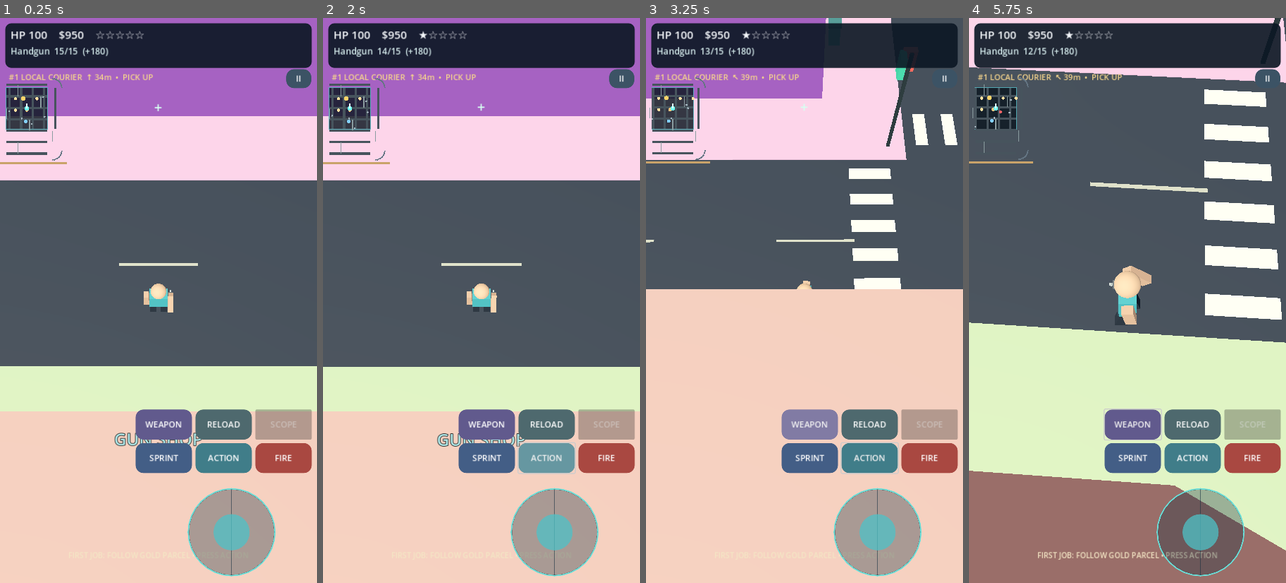
Above: before the commit, frames 1-4 (left to right).
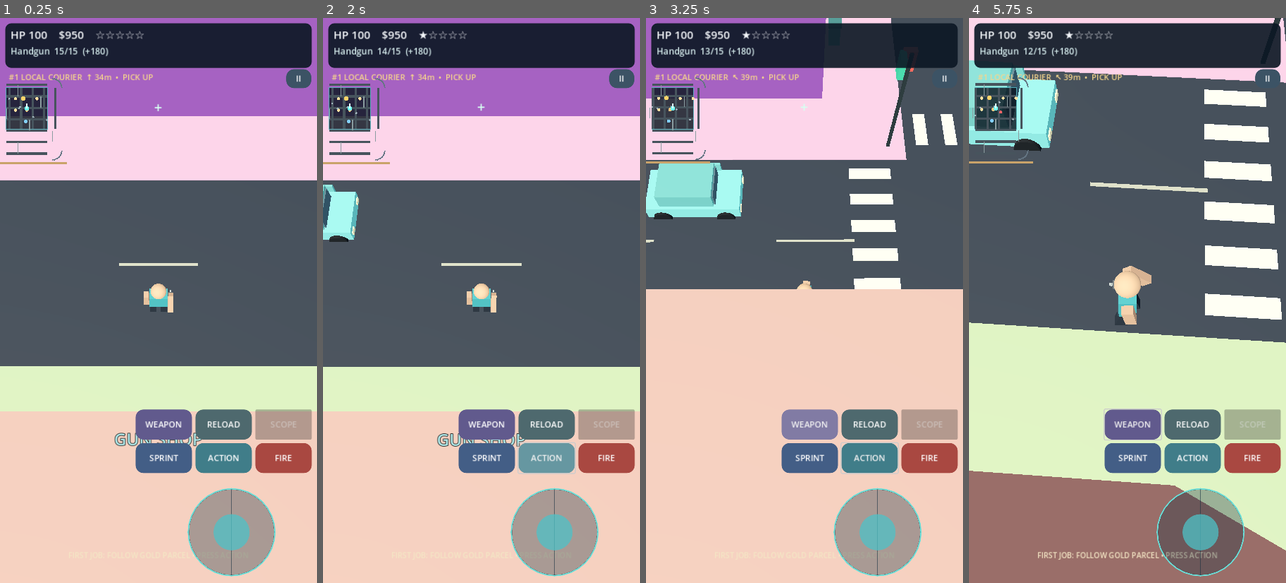
Above: after the commit, the same moments.

Repository: shejklgaia-png/Gt_a_like_game
Game: Godot game, scene res://scenes/main.tscn
The game is run twice, just before and just after one commit, with the same random seed, the same clock (stepped at 60 frames per second) and the same inputs.
Inputs (mouse positions are in pixels of both pictures, inside the frame that each line leads up to):
- Up to frame 1 (0.25 s): no input
- Up to frame 2 (2 s): click "FIRE" at 0.5 s; click "ACTION" at 1.25 s
- Up to frame 3 (3.25 s): tap Enter at 2 s; move the mouse to (874, 272) at 2.02 s; hold D 2.03-2.75 s; hold Shift 2.03-2.75 s; click (874, 272) at 2.17 s; tap Space at 2.27 s; drag from (741, 328) to (788, 413) at 2.77 s
- Up to frame 4 (5.75 s): move the mouse to (1159, 176) at 3.52 s; hold D 3.53-4.25 s; tap F at 3.6 s; drag from (1111, 413) to (1032, 215) at 4.27 s; move the mouse to (1222, 385) at 5.02 s; hold A from 5.03 s (still down); tap 4 at 5.1 s; tap Space at 5.27 s

The runs differ from the first frame. In frame 1, less than 0.1% of the frame differs, in the area x 2-16%, y 13-19%; in frame 2, 0.9%; in frame 3, 2.7%, in the area x 0-31%, y 15-36%; in frame 4, 2.6%.

Commit message:
Cycle 08: introduce varied city and highway AI traffic cruise speeds

Diff:
--- a/scripts/city.gd
+++ b/scripts/city.gd
@@ -237,6 +237,9 @@
 		var car: PocketVehicle = VehicleScene.new()
 		var paint := Color.from_hsv(rng.randf(), 0.48, 0.85)
 		car.setup(axis, travel, lane, paint)
+		# Different travel pace prevents identical traffic convoys on every road.
+		# Scenic ring/highway traffic gets a modest speed lift over city streets.
+		car.npc_speed = rng.randf_range(11.5, 14.0) if i >= 14 else rng.randf_range(8.2, 11.6)
 		if axis == 0:
 			car.position = Vector3(lane, 1.00, rng.randf_range(-102.0, 102.0))
 		else:
